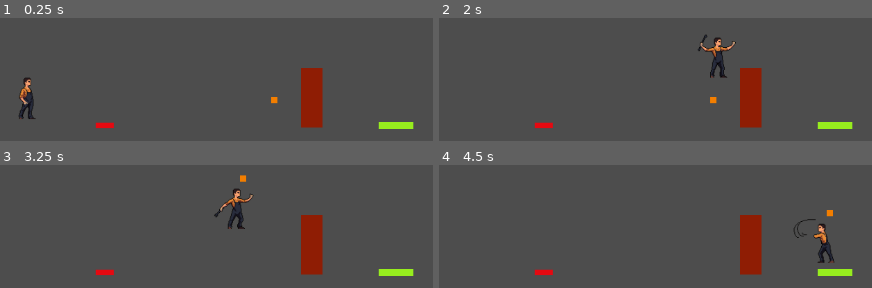
Above: before the commit, frames 1-4 (two rows, left to right).
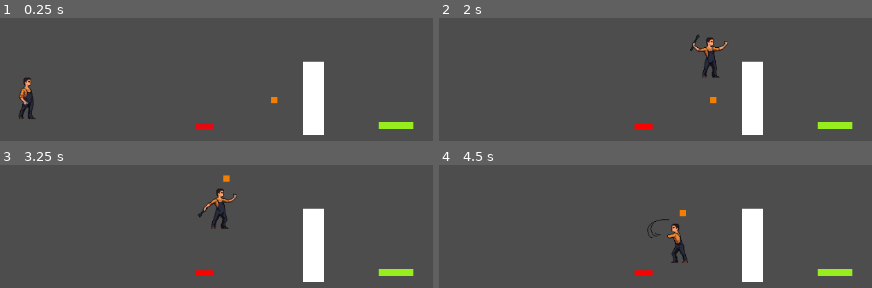
Above: after the commit, the same moments.

Repository: SamarthGuptha/echoarchitect
Game: Godot game, scene res://main.tscn
Two runs of this game, one before a commit and one after it. Both use one fixed random seed, a clock stepped at 60 frames per second and the inputs below.
Inputs:
- Up to frame 1 (0.25 s): no input
- Up to frame 2 (2 s): tap Enter at 0.5 s; hold D (move_right) from 0.53 s (still down); tap R (record) at 0.6, 1.35 s; tap Space (jump) at 0.77, 1.52 s
- Up to frame 3 (3.25 s): release D (move_right) at 2.03 s; hold A (move_left) 2.03-2.78 s; tap R (record) at 2.1, 2.85 s; hold D (move_right) from 2.78 s (still down); tap Space (jump) at 3.02 s
- Up to frame 4 (4.5 s): tap R (record) at 3.6, 4.35 s; tap Space (jump) at 3.77 s; release D (move_right) at 4.28 s; hold A (move_left) from 4.28 s (still down)

The runs differ from the first frame. In frame 1, 3.6% of the frame differs, in the area x 21-75%, y 34-96%; in frame 2, 5.1%; in frame 3, 5.4%, in the area x 21-75%, y 8-96%; in frame 4, 5.3%.

Commit message:
HUGE BUG FIX I BROKE MY HEAD

Diff:
--- a/Door.tscn
+++ b/Door.tscn
@@ -2,19 +2,20 @@
 
 [ext_resource type="Script" path="res://door.gd" id="1_anpsf"]
 
-[sub_resource type="RectangleShape2D" id="RectangleShape2D_si45t"]
-size = Vector2(32, 89)
+[sub_resource type="RectangleShape2D" id="RectangleShape2D_eohu2"]
+size = Vector2(35, 106.5)
 
 [node name="StaticBody2D" type="StaticBody2D"]
+z_index = 10
+collision_layer = 3
+collision_mask = 3
 script = ExtResource("1_anpsf")
 
 [node name="CollisionShape2D" type="CollisionShape2D" parent="."]
-position = Vector2(-2, -0.5)
-shape = SubResource("RectangleShape2D_si45t")
+shape = SubResource("RectangleShape2D_eohu2")
 
 [node name="ColorRect" type="ColorRect" parent="."]
-offset_left = -17.0
-offset_top = -44.0
-offset_right = 14.0
-offset_bottom = 42.0
-color = Color(0.560784, 0.113725, 0.0156863, 1)
+offset_left = -14.0
+offset_top = -53.0
+offset_right = 16.0
+offset_bottom = 53.0
--- a/door.gd
+++ b/door.gd
@@ -1,19 +1,29 @@
+# Door.gd
+# Attached to the Door StaticBody2D scene.
+# Provides simple functions to open and close the door.
+
 class_name Door
 extends StaticBody2D
 
-@onready var collision_shape = $CollisionShape2D
 @onready var visual = $ColorRect
 
+# The door is closed by default.
 var is_open = false
+
+
 func open_door():
 	if not is_open:
 		is_open = true
-		collision_shape.disabled = true
-		visual.color = Color(1, 1, 1, 0.5)
-		print("Door open")
+		# Make the door non-solid by removing it from the "world" physics layer (layer 2).
+		set_collision_layer_value(2, false)
+		# Change color to give visual feedback.
+		visual.color = Color(1, 1, 1, 0.5) # Semi-transparent
+		print("Door Opened!")
+
 func close_door():
 	if is_open:
 		is_open = false
-		collision_shape.disabled = false
-		visual.color = Color(1,1,1,1)
-		print('Door Closed')
+		# Make the door solid again by adding it back to the "world" physics layer (layer 2).
+		set_collision_layer_value(2, true)
+		visual.color = Color(1, 1, 1, 1) # Fully opaque
+		print("Door Closed.")
--- a/echo.tscn
+++ b/echo.tscn
@@ -172,7 +172,7 @@
 
 [sub_resource type="CapsuleShape2D" id="CapsuleShape2D_ts30y"]
 radius = 16.0
-height = 84.0
+height = 106.0
 
 [node name="Echo" type="AnimatableBody2D"]
 collision_layer = 2
--- a/main.tscn
+++ b/main.tscn
@@ -30,7 +30,7 @@
 position = Vector2(-525, 248)
 
 [node name="PressurePlate" parent="." instance=ExtResource("2_ag8r6")]
-position = Vector2(-425, 277)
+position = Vector2(-281, 278)
 collision_layer = 0
 
 [node name="Door" parent="." instance=ExtResource("3_8c6yt")]
--- a/pressureplate.gd
+++ b/pressureplate.gd
@@ -27,15 +27,14 @@
 
 
 func _on_body_entered(body):
-	# ADD THIS LINE FOR DEBUGGING:
+	#
 	print("Pressure plate detected something: ", body.name)
 
-	# Make sure we don't add the same body twice.
 	if not body in bodies_on_plate:
-		# If this is the VERY FIRST body to step on, emit the activated signal.
+
 		if bodies_on_plate.is_empty():
 			emit_signal("activated")
-			visual.color = Color.GREEN # Visual feedback
+			visual.color = Color.GREEN
 			print("Pressure Plate Activated!")
 
 		bodies_on_plate.append(body)
@@ -45,8 +44,8 @@
 	if body in bodies_on_plate:
 		bodies_on_plate.erase(body)
 
-		# If that was the VERY LAST body, emit the deactivated signal.
+
 		if bodies_on_plate.is_empty():
 			emit_signal("deactivated")
-			visual.color = Color.RED # Visual feedback
+			visual.color = Color.RED
 			print("Pressure Plate Deactivated.")
--- a/project.godot
+++ b/project.godot
@@ -46,6 +46,11 @@
 "events": [Object(InputEventKey,"resource_local_to_scene":false,"resource_name":"","device":-1,"window_id":0,"alt_press …(192 unchanged characters)…
 ]
 }
+test={
+"deadzone": 0.5,
+"events": [Object(InputEventKey,"resource_local_to_scene":false,"resource_name":"","device":-1,"window_id":0,"alt_pressed":false,"shift_pressed":false,"ctrl_pressed":false,"meta_pressed":false,"pressed":false,"keycode":0,"physical_keycode":4194309,"key_label":0,"unicode":0,"location":0,"echo":false,"script":null)
+]
+}
 
 [layer_names]
 
Not shown: 1 places in Test.tscn that only renumber resources
